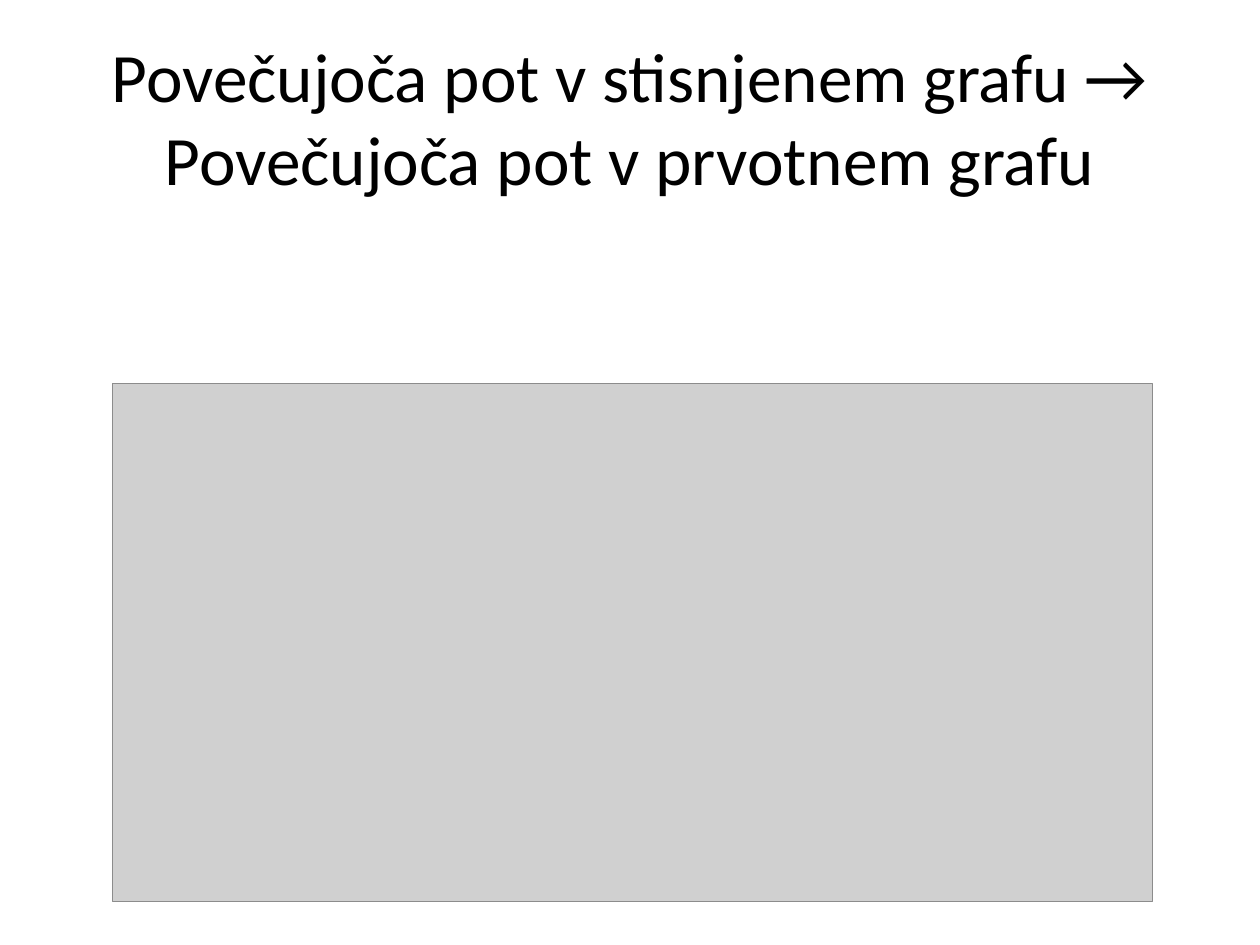
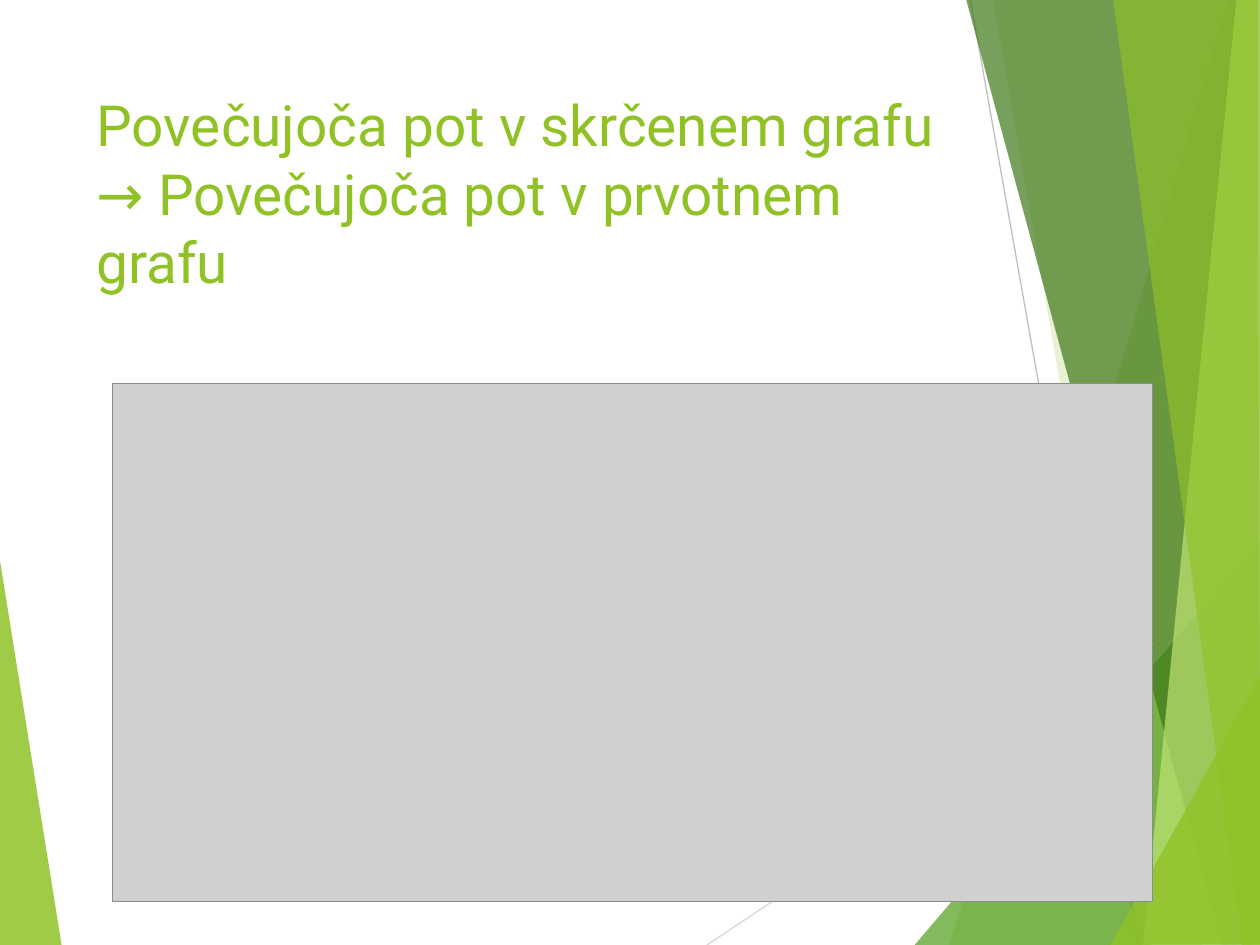
Before and after one commit to ZigaMr/BlossomAlgoritem, a slide deck: slide 17 of Blossomov algoritem.pptx (slide 15 before the commit). Drawn at 1260x945 pixels with LibreOffice and Linux fonts; fonts in the diff are those of the drawing; grey boxes stand for pictures. Boxes give left, top, right and bottom in pixels: in the first picture for what was removed or moved away, otherwise in the second. Text is boxed around its words. In the diff, an @@ line names an element or a change of style, - is before the commit and + after.

```diff
--- a/Blossomov algoritem.pptx
+++ b/Blossomov algoritem.pptx
@@ title "Povečujoča pot v skrčenem grafu ..." at [97, 103, 934, 295]: vertical alignment middle to top @@
@@ title at [97, 103, 934, 295]: text changed; size 39.6 to 32.4 pt; font Calibri to Roboto; text colour #000000 to #90C226 @@
-Povečujoča pot v stisnjenem grafu → Povečujoča pot v prvotnem grafu
+Povečujoča pot v skrčenem grafu → Povečujoča pot v prvotnem grafu
@@ group added at [0, 0, 1260, 945]: 8 freeform shapes, 2 lines @@
```
Also in this commit, not shown: 24 other slides changed, 7 slides added, 1 slide removed, 1 other file.
